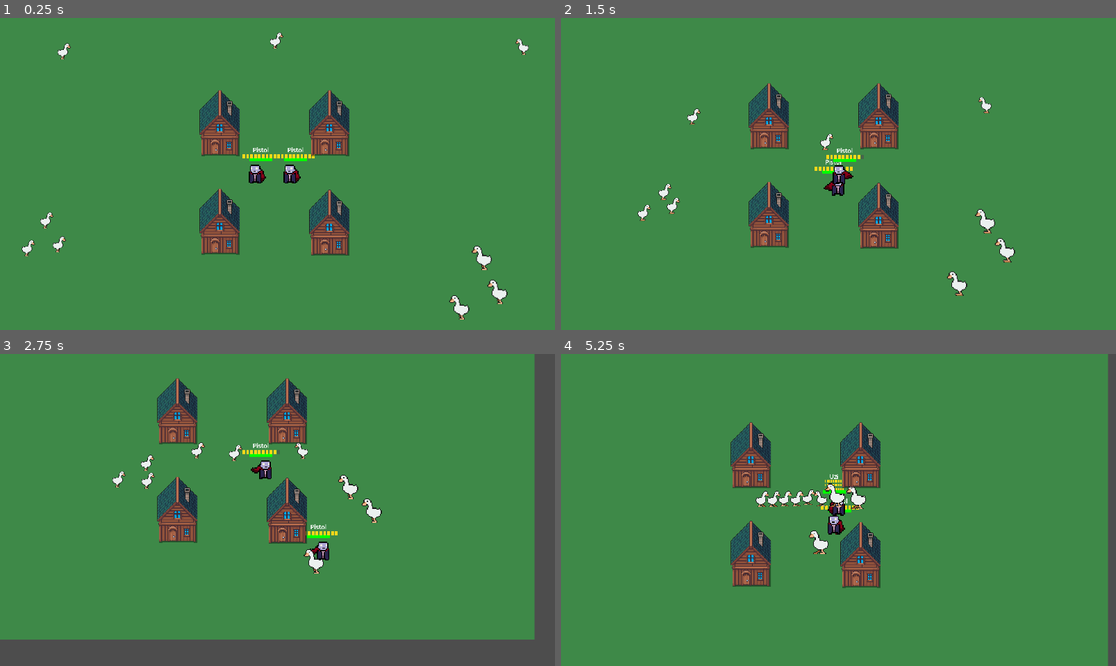
Above: before the commit, frames 1-4 (two rows, left to right).
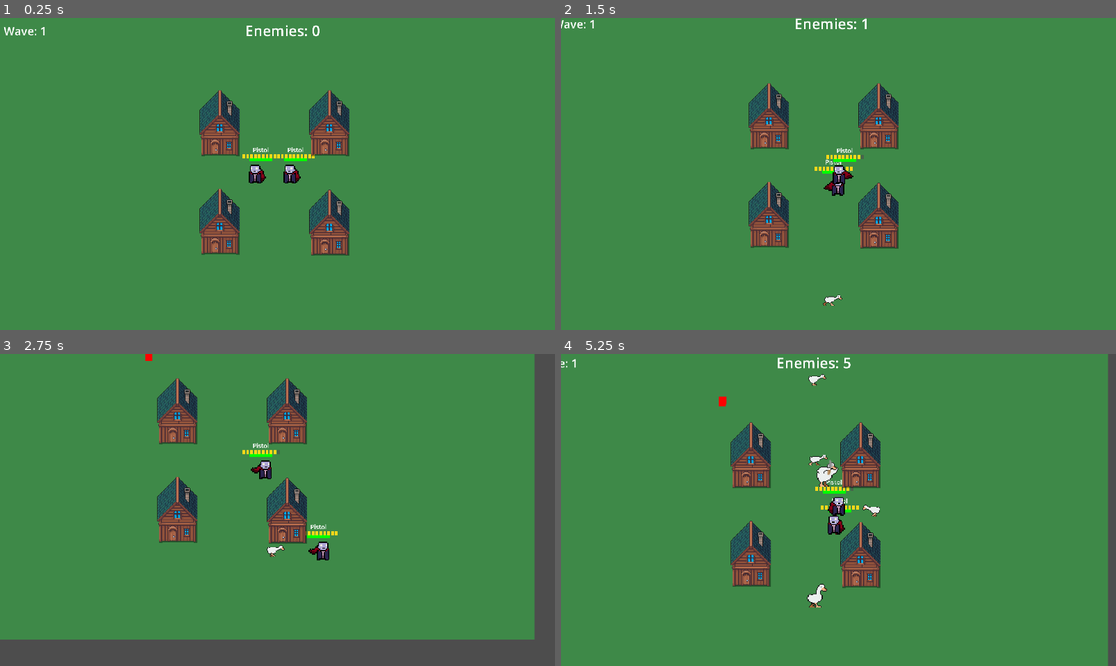
Above: after the commit, the same moments.

Repository: MatthewDulworth/gmtk26
Game: Godot game, scene res://main.tscn
The game is run twice, just before and just after one commit, with the same random seed, the same clock (stepped at 60 frames per second) and the same inputs. Sound files missing from this copy of the repository are replaced by a short silence.
Inputs:
- Up to frame 1 (0.25 s): no input
- Up to frame 2 (1.5 s): tap Enter (shoot_p2) at 0.5 s; hold D (move_right) 0.53-1.28 s; tap Down (move_down_p2) at 0.6 s; hold S (move_down) from 1.28 s (still down); tap Left (move_left_p2) at 1.35 s
- Up to frame 3 (2.75 s): release S (move_down) at 2.03 s; hold D (move_right) from 2.03 s (still down); tap Right (move_right_p2) at 2.1 s
- Up to frame 4 (5.25 s): release D (move_right) at 2.78 s; hold W (move_up) 2.78-3.53 s; tap one key every 0.75 s from 2.85 s: Up (move_up_p2) E (next_weapon) . (next_weapon_p2) Q (previous_weapon); hold A (move_left) 3.53-5.03 s; hold S (move_down) from 5.03 s (still down)

The runs differ from the first frame. In frame 1, 1.0% of the frame differs, in the area x 0-96%, y 2-97%; in frame 2, 1.1%; in frame 3, 0.8%; in frame 4, 1.6%, in the area x 0-58%, y 1-82%.

Commit message:
item pickups

Diff:
--- a/chracters/enemies/EnemyController.gd
+++ b/chracters/enemies/EnemyController.gd
@@ -270,6 +270,6 @@
 	var random_roll = randf_range(0.0, 100.0)
 	if random_roll <= enemy_data.drop_rate:
 		var dropped_item = enemy_data.item_drop_scene.instantiate()
-		get_tree().current_scene.add_child(dropped_item)
+		get_tree().current_scene.call_deferred("add_child", dropped_item)
 		var drop_offset = Vector2(30, 60)
 		dropped_item.global_position = global_position + drop_offset
--- a/chracters/enemies/variants/EnemyMed.tres
+++ b/chracters/enemies/variants/EnemyMed.tres
@@ -1,5 +1,6 @@
 [gd_resource type="Resource" script_class="EnemyData" format=3 uid="uid://bbiflcgguj78o"]
 
+[ext_resource type="PackedScene" uid="uid://d33q7ngm2teb7" path="res://item/Item.tscn" id="1_ghqq8"]
 [ext_resource type="Script" uid="uid://bdhvi88d3ihm2" path="res://chracters/enemies/EnemyData.gd" id="1_r0c0l"]
 
 [resource]
--- a/chracters/player/Count.tres
+++ b/chracters/player/Count.tres
@@ -3,12 +3,9 @@
 [ext_resource type="Script" uid="uid://b1ltxks71q21v" path="res://chracters/player/PlayerData.gd" id="1_almbu"]
 [ext_resource type="Script" uid="uid://cx6lerykt0y5s" path="res://weapons/WeaponData.gd" id="2_mxpgw"]
 [ext_resource type="Resource" uid="uid://cchvlvuoyk60d" path="res://weapons/Pistol.tres" id="3_ld4ei"]
-[ext_resource type="Resource" uid="uid://dapcnrc6ggwk" path="res://weapons/Uzi.tres" id="4_fljjp"]
-[ext_resource type="Resource" uid="uid://7ovfvi5xec8f" path="res://weapons/RocketLauncher.tres" id="5_rfjc8"]
-[ext_resource type="Resource" path="res://weapons/Shotgun.tres" id="6_fljjp"]
 
 [resource]
 script = ExtResource("1_almbu")
 move_speed = 400.0
-starting_weapons = Array[ExtResource("2_mxpgw")]([ExtResource("3_ld4ei"), ExtResource("4_fljjp"), ExtResource("5_rfjc8"), ExtResource("6_fljjp")])
+starting_weapons = Array[ExtResource("2_mxpgw")]([ExtResource("3_ld4ei"), null])
 metadata/_custom_type_script = "uid://b1ltxks71q21v"
--- a/chracters/player/PlayerController.gd
+++ b/chracters/player/PlayerController.gd
@@ -137,7 +137,7 @@
 
 	# Collect item
 	if area.has_method("collect"):
-		area.collect()
+		area.collect(self)
 
 func _on_animation_complete() -> void:
 	if animation.animation == player_data.animation_name_die:
--- a/chracters/player/player.tscn
+++ b/chracters/player/player.tscn
@@ -21,7 +21,7 @@
 
 [sub_resource type="Resource" id="Resource_pxe5x"]
 script = ExtResource("2_tdtta")
-starting_weapons = Array[ExtResource("10_wdata")]([ExtResource("3_7eplg"), ExtResource("3_uzi"), ExtResource("5_t7shh"), ExtResource("6_shotgn")])
+starting_weapons = Array[ExtResource("10_wdata")]([ExtResource("3_7eplg")])
 metadata/_custom_type_script = "uid://b1ltxks71q21v"
 
 [sub_resource type="CapsuleShape2D" id="CapsuleShape2D_3c51y"]
--- a/item/item.gd
+++ b/item/item.gd
@@ -6,13 +6,15 @@
 # Optional: Reuse your floating text popup for the box too!
 const FLOATING_TEXT_SCENE = preload("res://components/FloatingText.tscn")
 
-func collect() -> void:
+func collect(player: PlayerController) -> void:
 	var text_popup = FLOATING_TEXT_SCENE.instantiate()
-	text_popup.setup("new gun")
+	var available_weapons: Array = get_tree().current_scene.weapon_pool
+	var weapon: WeaponData = available_weapons.pick_random()
+	player.weapons_list.add_weapon(weapon)
+	text_popup.setup("Got %s" % weapon.name)
+
 	get_tree().current_scene.add_child(text_popup)
 	text_popup.global_position = global_position
-
-	# TODO: inventory
 	queue_free()
 
 func _ready() -> void:
--- a/item/item.tscn
+++ b/item/item.tscn
@@ -1,6 +1,6 @@
 [gd_scene format=3 uid="uid://d33q7ngm2teb7"]
 
-[ext_resource type="Script" uid="uid://ds2ne1jaho5v8" path="res://item/Item.gd" id="1_6t40p"]
+[ext_resource type="Script" uid="uid://ds2ne1jaho5v8" path="res://item/item.gd" id="1_6t40p"]
 
 [sub_resource type="RectangleShape2D" id="RectangleShape2D_rhggh"]
 size = Vector2(24, 24)
--- a/level/level.tscn
+++ b/level/level.tscn
@@ -1,24 +1,13 @@
-[gd_scene format=3 uid="uid://ciidkousx5xwi"]
+[gd_scene format=3 uid="uid://dbk56r0hsk8vi"]
 
-[ext_resource type="Script" uid="uid://bhf76id4vfeir" path="res://level/level.gd" id="1_vkbyq"]
+[ext_resource type="Script" uid="uid://bhf76id4vfeir" path="res://level/main.gd" id="1_vkbyq"]
 [ext_resource type="PackedScene" uid="uid://d1wakfws1yses" path="res://chracters/enemies/enemy.tscn" id="2_ktfr2"]
-[ext_resource type="Texture2D" uid="uid://ddvd7nfqv3aku" path="res://level/tiles_prog_art.png" id="3_44x8d"]
-[ext_resource type="PackedScene" uid="uid://d33q7ngm2teb7" path="res://item/Item.tscn" id="3_ktfr2"]
+[ext_resource type="PackedScene" uid="uid://d33q7ngm2teb7" path="res://item/item.tscn" id="3_ktfr2"]
 [ext_resource type="Script" uid="uid://bdhvi88d3ihm2" path="res://chracters/enemies/EnemyData.gd" id="4_6gtgk"]
 [ext_resource type="PackedScene" uid="uid://d0fyntx0582l7" path="res://chracters/player/player.tscn" id="4_ivpvi"]
 [ext_resource type="Resource" uid="uid://bbiflcgguj78o" path="res://chracters/enemies/variants/EnemyMed.tres" id="5_cw150"]
 [ext_resource type="Resource" uid="uid://d38xsxobsmd6k" path="res://chracters/enemies/variants/EnemyFast.tres" id="6_xii2b"]
 [ext_resource type="Resource" uid="uid://bxhj8gcqqmkpd" path="res://chracters/enemies/variants/EnemySlow.tres" id="7_rhqlf"]
-
-[sub_resource type="TileSetAtlasSource" id="TileSetAtlasSource_dgned"]
-texture = ExtResource("3_44x8d")
-0:0/0 = 0
-1:0/0 = 0
-2:0/0 = 0
-3:0/0 = 0
-
-[sub_resource type="TileSet" id="TileSet_76gxs"]
-sources/1 = SubResource("TileSetAtlasSource_dgned")
 
 [sub_resource type="NavigationPolygon" id="NavigationPolygon_dgned"]
 vertices = PackedVector2Array(983.21094, 572.9297, -985.3594, 559.0625, -1026.6328, -563.0703, 1008.77344, -576.9219)
@@ -31,11 +20,6 @@
 players = [NodePath("Player")]
 item_scene = ExtResource("3_ktfr2")
 enemy_data_types = Array[ExtResource("4_6gtgk")]([ExtResource("5_cw150"), ExtResource("6_xii2b"), ExtResource("7_rhqlf")])
-
-[node name="TileMapLayer" type="TileMapLayer" parent="." unique_id=624556665]
-tile_set = SubResource("TileSet_76gxs")
-
-[node name="Camera2D" type="Camera2D" parent="." unique_id=615763250]
 
 [node name="Player" parent="." unique_id=1399235571 instance=ExtResource("4_ivpvi")]
 
--- a/level/level.gd
+++ b/level/main.gd
@@ -1,5 +1,7 @@
 extends Node2D
 
+@export var master_weapon_catalog: Array[WeaponData]
+@export var weapon_pool: Array[WeaponData]
 @export var enemy_scene: PackedScene
 @export var players: Array[PlayerController]
 @export var item_scene: PackedScene
@@ -21,6 +23,7 @@
 	set(v):
 		if v == 0:
 			_current_wave += 1
+			weapon_pool.append(master_weapon_catalog.pick_random())
 
 		$EnemyCount.text = "Enemies: %d" % v
 		_current_enemy_count = v
--- a/main.tscn
+++ b/main.tscn
@@ -1,10 +1,18 @@
 [gd_scene format=3 uid="uid://c6yplr84qj8xy"]
 
-[ext_resource type="Texture2D" uid="uid://dpoqqd8opsx0t" path="res://assets/Cute_Fantasy_Free/Tiles/Grass_Middle.png" id="1_272bh"]
+[ext_resource type="Texture2D" uid="uid://dpoqqd8opsx0t" path="res://ASSets/Cute_Fantasy_Free/Tiles/Grass_Middle.png" id="1_272bh"]
+[ext_resource type="Script" uid="uid://bhf76id4vfeir" path="res://level/main.gd" id="1_yaehf"]
 [ext_resource type="PackedScene" uid="uid://d1wakfws1yses" path="res://chracters/enemies/enemy.tscn" id="2_0xm2m"]
+[ext_resource type="Script" uid="uid://cx6lerykt0y5s" path="res://weapons/WeaponData.gd" id="2_getpj"]
 [ext_resource type="PackedScene" uid="uid://d0fyntx0582l7" path="res://chracters/player/player.tscn" id="2_h2yge"]
+[ext_resource type="Resource" uid="uid://ckeitc570kx0t" path="res://weapons/Shotgun.tres" id="3_1u8w0"]
 [ext_resource type="Resource" uid="uid://xcvhfebef7bm" path="res://chracters/player/Count.tres" id="3_5vw27"]
+[ext_resource type="Resource" uid="uid://cchvlvuoyk60d" path="res://weapons/Pistol.tres" id="3_ryguw"]
+[ext_resource type="PackedScene" uid="uid://d33q7ngm2teb7" path="res://item/item.tscn" id="3_vivmo"]
+[ext_resource type="Resource" uid="uid://dapcnrc6ggwk" path="res://weapons/Uzi.tres" id="4_0odxb"]
 [ext_resource type="Resource" uid="uid://bxhj8gcqqmkpd" path="res://chracters/enemies/variants/EnemySlow.tres" id="4_5vw27"]
+[ext_resource type="Script" uid="uid://bdhvi88d3ihm2" path="res://chracters/enemies/EnemyData.gd" id="4_cegan"]
+[ext_resource type="Resource" uid="uid://7ovfvi5xec8f" path="res://weapons/RocketLauncher.tres" id="5_lswn8"]
 [ext_resource type="Resource" uid="uid://d38xsxobsmd6k" path="res://chracters/enemies/variants/EnemyFast.tres" id="6_kek77"]
 [ext_resource type="Resource" uid="uid://bbiflcgguj78o" path="res://chracters/enemies/variants/EnemyMed.tres" id="7_5vw27"]
 [ext_resource type="PackedScene" uid="uid://dktivciqkls6i" path="res://obstacles/Obstacle.tscn" id="7_272bh"]
@@ -22,7 +30,14 @@
 polygons = Array[PackedInt32Array]([PackedInt32Array(0, 1, 2, 3), PackedInt32Array(4, 1, 0, 5), PackedInt32Array(3, 2,  …(458 unchanged characters)…
 outlines = Array[PackedVector2Array]([PackedVector2Array(-959, -536, 957, -542, 957, 538, -957, 543), PackedVector2Arra …(276 unchanged characters)…
 
-[node name="Main" type="Node2D" unique_id=699210955]
+[node name="Main" type="Node2D" unique_id=699210955 node_paths=PackedStringArray("players")]
+script = ExtResource("1_yaehf")
+master_weapon_catalog = Array[ExtResource("2_getpj")]([ExtResource("3_1u8w0"), ExtResource("4_0odxb"), ExtResource("5_lswn8")])
+weapon_pool = Array[ExtResource("2_getpj")]([ExtResource("3_ryguw")])
+enemy_scene = ExtResource("2_0xm2m")
+players = [NodePath("Player"), NodePath("Player2")]
+item_scene = ExtResource("3_vivmo")
+enemy_data_types = Array[ExtResource("4_cegan")]([ExtResource("7_5vw27"), ExtResource("6_kek77"), ExtResource("4_5vw27")])
 
 [node name="TextureRect" type="TextureRect" parent="." unique_id=1409314398]
 offset_left = -1016.0
@@ -41,45 +56,9 @@
 player_data = ExtResource("3_5vw27")
 player_id = 1
 
-[node name="Enemy" parent="." unique_id=1397981385 instance=ExtResource("2_0xm2m")]
-position = Vector2(-6, -500)
-enemy_data = ExtResource("6_kek77")
-
-[node name="Enemy2" parent="." unique_id=976929462 instance=ExtResource("2_0xm2m")]
-position = Vector2(-789, -441)
-enemy_data = ExtResource("6_kek77")
-
-[node name="Enemy3" parent="." unique_id=976956025 instance=ExtResource("2_0xm2m")]
-position = Vector2(899, -452)
-enemy_data = ExtResource("6_kek77")
-
-[node name="Enemy4" parent="." unique_id=2013723635 instance=ExtResource("2_0xm2m")]
-position = Vector2(734, 349)
-enemy_data = ExtResource("4_5vw27")
-
 [node name="Camera2D" type="Camera2D" parent="." unique_id=1687995481 node_paths=PackedStringArray("players")]
 script = ExtResource("8_shake")
 players = [NodePath("../Player"), NodePath("../Player2")]
-
-[node name="Enemy5" parent="." unique_id=446114064 instance=ExtResource("2_0xm2m")]
-position = Vector2(786, 470)
-enemy_data = ExtResource("4_5vw27")
-
-[node name="Enemy6" parent="." unique_id=1105890933 instance=ExtResource("2_0xm2m")]
-position = Vector2(660, 513)
-enemy_data = ExtResource("4_5vw27")
-
-[node name="Enemy7" parent="." unique_id=600845757 instance=ExtResource("2_0xm2m")]
-position = Vector2(-903, 300)
-enemy_data = ExtResource("7_5vw27")
-
-[node name="Enemy8" parent="." unique_id=1266231419 instance=ExtResource("2_0xm2m")]
-position = Vector2(-796, 289)
-enemy_data = ExtResource("7_5vw27")
-
-[node name="Enemy9" parent="." unique_id=46070260 instance=ExtResource("2_0xm2m")]
-position = Vector2(-841, 200)
-enemy_data = ExtResource("7_5vw27")
 
 [node name="Obstacle" parent="." unique_id=1943589396 instance=ExtResource("7_272bh")]
 position = Vector2(-200, 176)
@@ -152,3 +131,41 @@
 anchor_right = 1.0
 anchor_bottom = 1.0
 mouse_filter = 2
+
+[node name="EnemySpawners" type="Node" parent="." unique_id=1199320130]
+
+[node name="Marker2D" type="Marker2D" parent="EnemySpawners" unique_id=16341505]
+position = Vector2(6, -561)
+
+[node name="Marker2D2" type="Marker2D" parent="EnemySpawners" unique_id=908285054]
+position = Vector2(5, 592)
+
+[node name="ItemSpawners" type="Node" parent="." unique_id=76291855]
+
+[node name="Marker2D2" type="Marker2D" parent="ItemSpawners" unique_id=1241508568]
+position = Vector2(595, 356)
+
+[node name="Marker2D" type="Marker2D" parent="ItemSpawners" unique_id=991410245]
+position = Vector2(-299, -358)
+gizmo_extents = 27.5
+
+[node name="WaveLabel" type="Label" parent="." unique_id=187716494]
+offset_left = -948.0
+offset_top = -523.0
+offset_right = -643.0
+offset_bottom = -387.0
+theme_override_font_sizes/font_size = 40
+
+[node name="KillsLabel" type="Label" parent="." unique_id=243365851]
+offset_left = -500.0
+offset_top = -538.0
+offset_right = -460.0
+offset_bottom = -483.0
+theme_override_font_sizes/font_size = 40
+
+[node name="EnemyCount" type="Label" parent="." unique_id=762859231]
+offset_left = -112.0
+offset_top = -532.0
+offset_right = -72.0
+offset_bottom = -463.0
+theme_override_font_sizes/font_size = 50
--- a/weapons/Shotgun.tres
+++ b/weapons/Shotgun.tres
@@ -1,4 +1,4 @@
-[gd_resource type="Resource" script_class="WeaponData" format=3]
+[gd_resource type="Resource" script_class="WeaponData" format=3 uid="uid://ckeitc570kx0t"]
 
 [ext_resource type="Script" uid="uid://cx6lerykt0y5s" path="res://weapons/WeaponData.gd" id="1_shotgun"]
 
@@ -6,7 +6,6 @@
 script = ExtResource("1_shotgun")
 name = "Shotgun"
 fire_rate = 1.5
-damage = 1.0
 knockback = 8.0
 reload_time = 2.5
 active_reload_start = 1.75
Not shown, changed: ASSets/Audio/placeholder/chieuk-coin-257878.mp3.import
Not shown, changed: ASSets/Audio/placeholder/dragon-studio-car-honk-386166.mp3.import
Not shown, changed: ASSets/Audio/placeholder/dragon-studio-gun-reload-511309.mp3.import
Not shown, changed: ASSets/Audio/placeholder/dragon-studio-punch-431475.mp3.import
Not shown, changed: ASSets/Audio/placeholder/freesound_community-angry-elephant-40916.mp3.import
Not shown, changed: ASSets/Audio/placeholder/freesound_community-duck-quacking-37392.mp3.import
Not shown, changed: ASSets/Audio/placeholder/freesound_community-pistol-gun-cock-89523.mp3.import
Not shown, changed: ASSets/Audio/placeholder/freesound_community-success-1-6297.mp3.import
Not shown, changed: ASSets/Audio/placeholder/freesound_community-wing-flap-1-6434.mp3.import
Not shown, changed: ASSets/Audio/placeholder/frosted_52-ow-480197.mp3.import
Not shown, changed: ASSets/Audio/placeholder/prmodrai-damage-blowhole-402072.mp3.import
Not shown, changed: ASSets/Audio/placeholder/soundreality-switch-150130.mp3.import
(and 79 more such lines)
